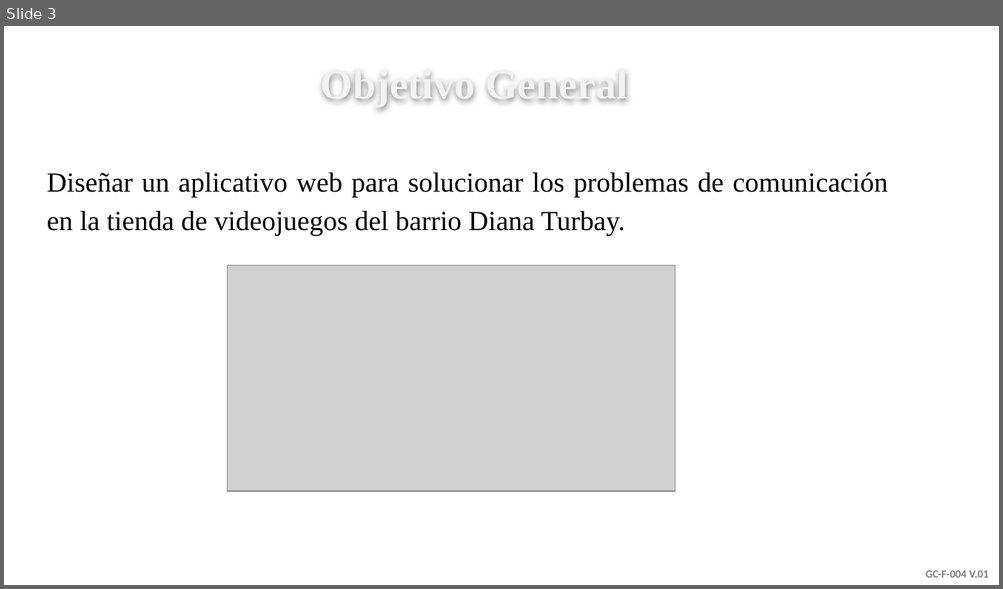
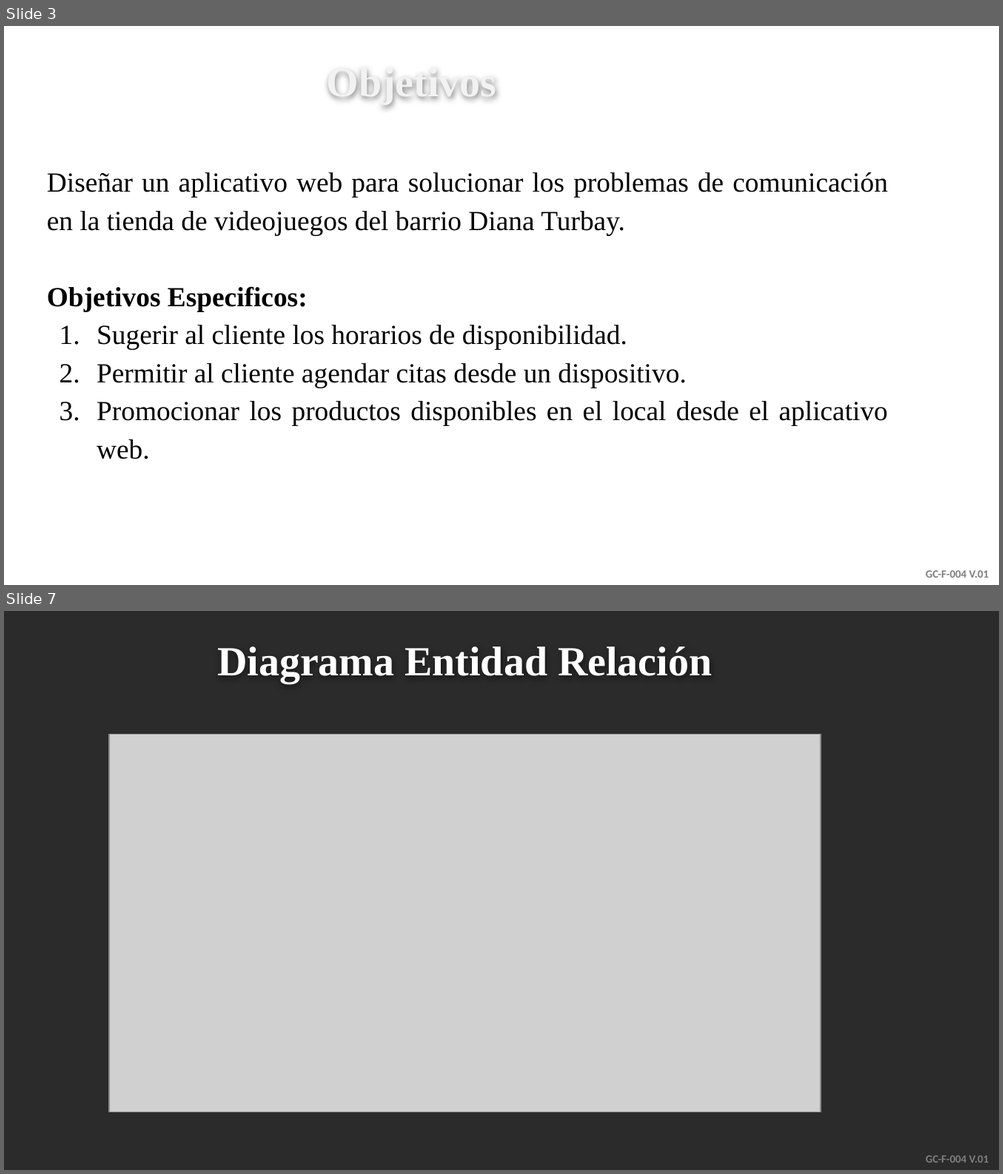
Before and after one commit to senaceet/Kyukeisho_New, a slide deck: Presentación_Proyecto.pptx. Shown one above the other, each under a label of ours: slide 3 before the commit, slides 3 and 7 after it; the slides between them are not shown. The pictures are 1003x589 and 1003x1174 pixels, drawn with LibreOffice and Linux fonts; fonts in the diff are those of the drawing; grey boxes stand for pictures; background and template pictures are left out; a plain dark background stands for a picture behind light text. Boxes give left, top, right and bottom in pixels: in the first picture for what was removed or moved away, otherwise in the second. Text is boxed around its words. In the diff, an @@ line names an element or a change of style, - is before the commit and + after.

```diff
--- a/Presentación_Proyecto.pptx
+++ b/Presentación_Proyecto.pptx
@@ slide 7 added at <box>4,611,999,1170</box>, background picture (left out); not listed: 1 template element that a slide beside it also shows @@
@@ text added at <box>217,647,711,683</box>, 30 pt, text #FFFFFF, bold @@
+Diagrama Entidad Relación
@@ picture added at <box>109,735,820,1112</box> @@
@@ slide 3 changed as well @@
@@ text at <box>327,73,497,104</box>: text changed @@
-Objetivo General
+Objetivos
@@ picture removed at <box>227,266,674,492</box> @@
@@ text at <box>47,286,888,460</box>: paragraphs added @@
+Objetivos Especificos:
+1. Sugerir al cliente los horarios de disponibilidad.
+2. Permitir al cliente agendar citas desde un dispositivo.
+3. Promocionar los productos disponibles en el local desde el aplicativo web.
```
Also in this commit, not shown: 2 other slides changed, 3 other slides added, 3 slides removed, 5 other files.
